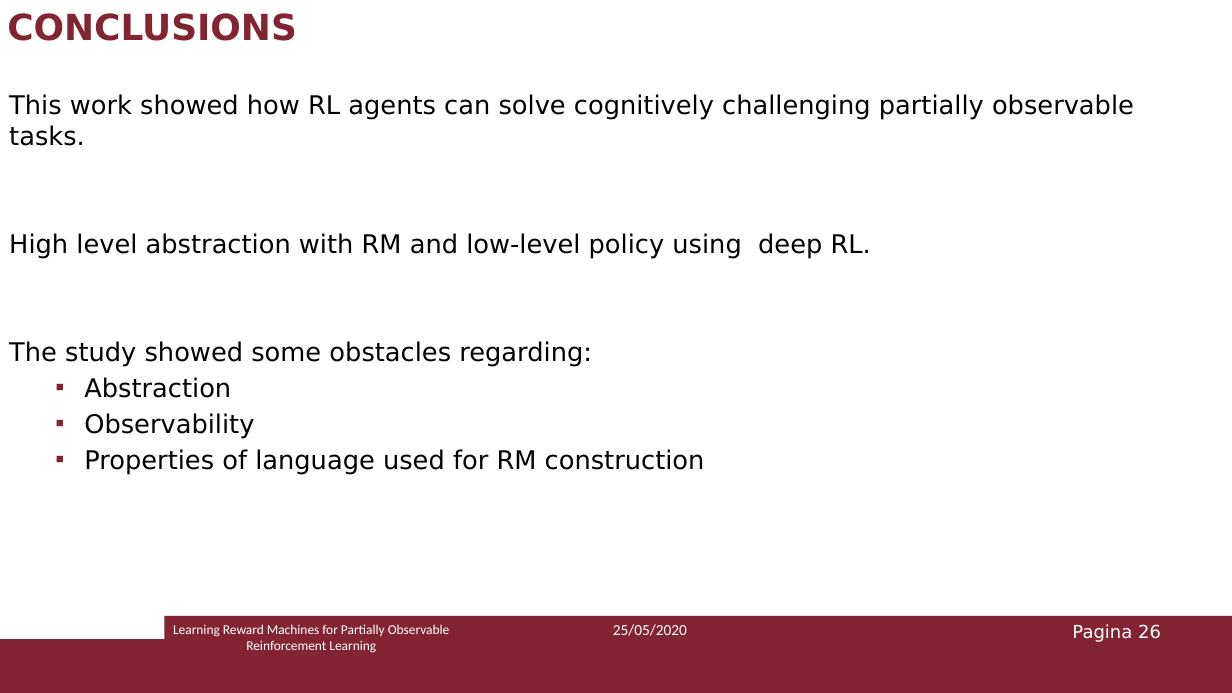
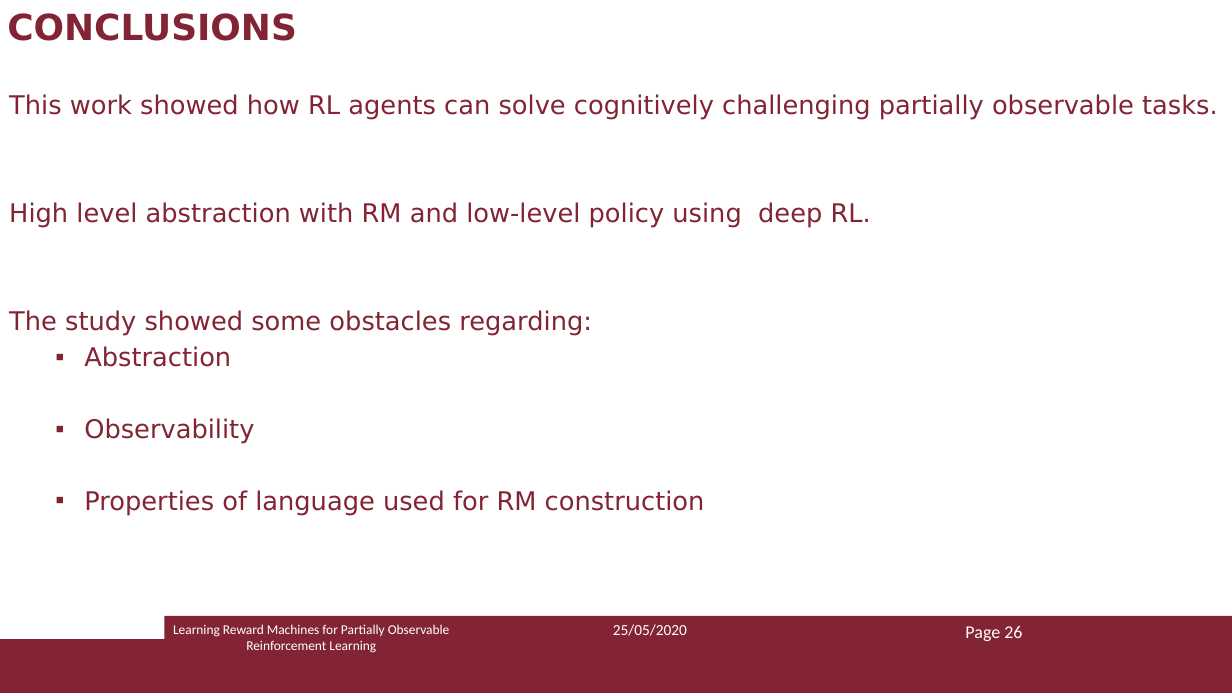
Before and after one commit to Marvet94/reasoning_agents_project_2020, a slide deck: slide 26 of ra_presentazione.pptx. Drawn at 1232x693 pixels with LibreOffice and Linux fonts; fonts in the diff are those of the drawing. Boxes give left, top, right and bottom in pixels: in the first picture for what was removed or moved away, otherwise in the second. Text is boxed around its words. In the diff, an @@ line names an element or a change of style, - is before the commit and + after.

```diff
--- a/ra_presentazione.pptx
+++ b/ra_presentazione.pptx
@@ text "This work showed how RL ..." at [9,94,1218,516]: text colour #000000 to #822433 @@
@@ text at [965,626,1022,641]: text changed; font DejaVu Sans to Calibri @@
-Pagina 26
+Page 26
```
Also in this commit, not shown: 23 other slides changed, 1 other file.
